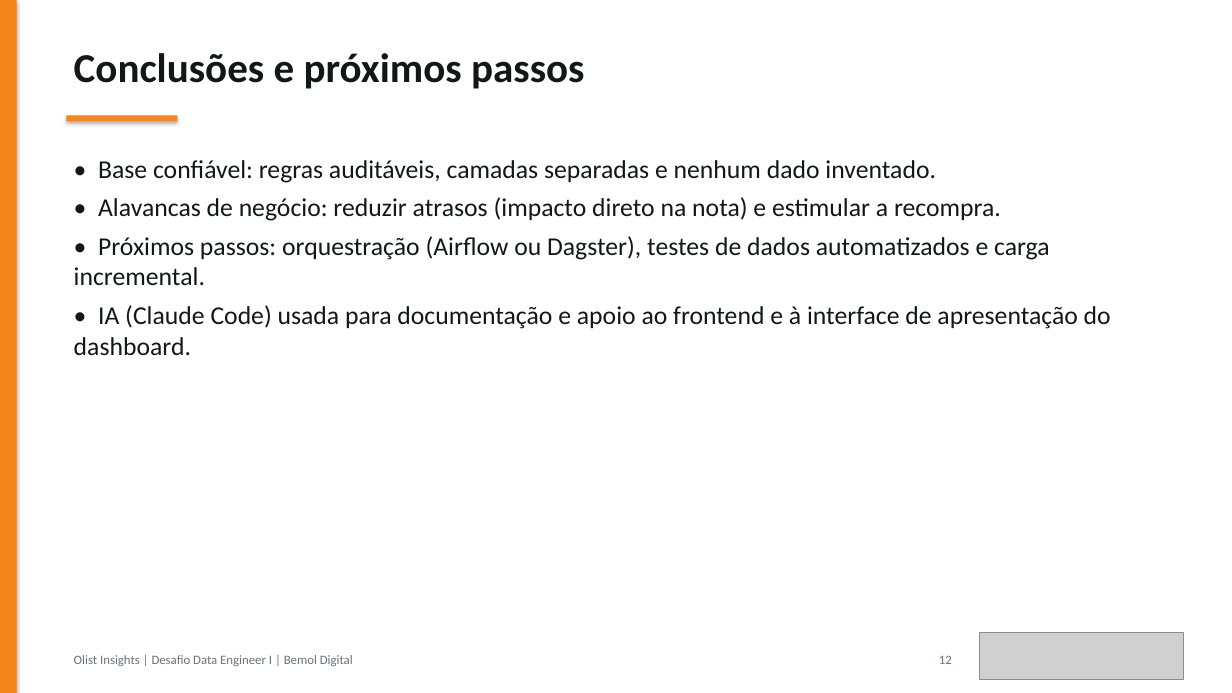
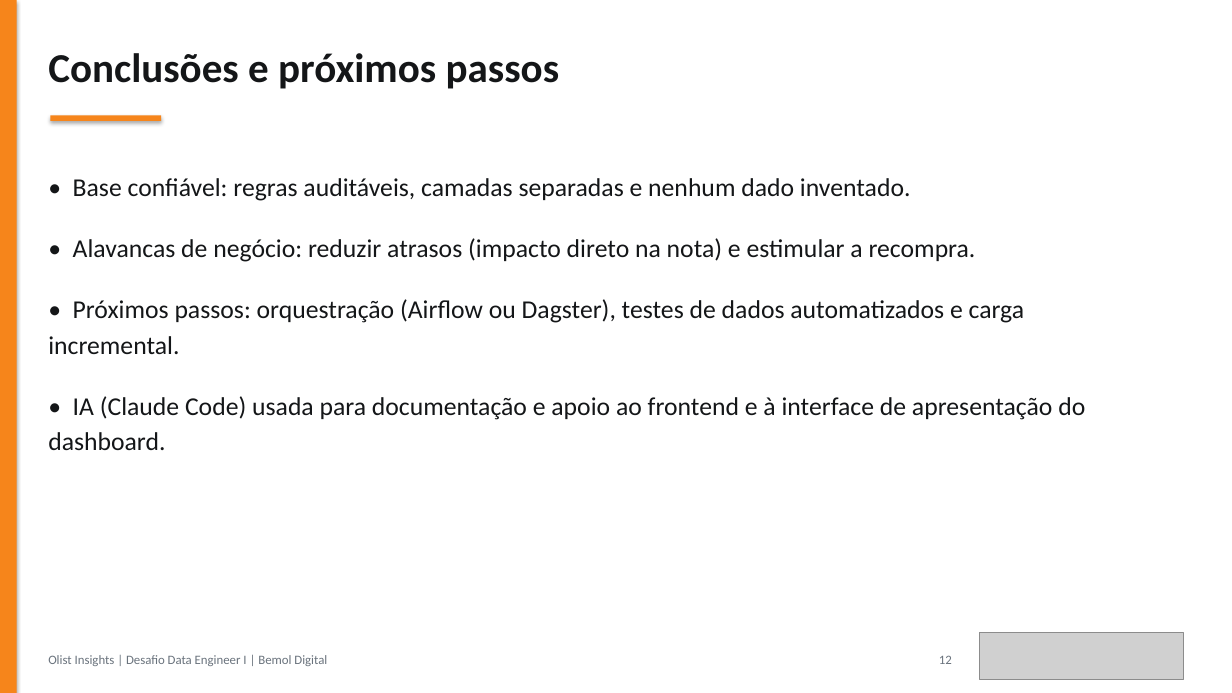
Before and after one commit to JulianaBallin/data-engineer-challenge, a slide deck: slide 12 of docs/apresentacao/apresentacao-olist.pptx. Drawn at 1232x693 pixels with LibreOffice and Linux fonts; fonts in the diff are those of the drawing; grey boxes stand for pictures. Boxes give left, top, right and bottom in pixels: in the first picture for what was removed or moved away, otherwise in the second. Text is boxed around its words. In the diff, an @@ line names an element or a change of style, - is before the commit and + after.

Commit message:
docs(slides): increase list spacing and reduce left margin by 0.7 cm

```diff
--- a/docs/apresentacao/apresentacao-olist.pptx
+++ b/docs/apresentacao/apresentacao-olist.pptx
@@ text "Conclusões e próximos passos": place and size @@
-text "Conclusões e próximos passos" at <box>74,53,584,89</box>
+text "Conclusões e próximos passos" at <box>48,53,559,89</box>
@@ rectangle: place and size @@
-rectangle at <box>67,116,177,121</box>
+rectangle at <box>50,116,161,121</box>
@@ text "• Base confiável: regras auditáveis, ...": place and size @@
-text "• Base confiável: regras auditáveis, ..." at <box>74,160,1111,355</box>
+text "• Base confiável: regras auditáveis, ..." at <box>48,178,1085,450</box>
@@ text "• Base confiável: regras auditáveis, ..." at <box>48,178,1085,450</box>: line spacing 1 to 1.15; more space between paragraphs @@
@@ text "Olist Insights | Desafio Data ...": place and size @@
-text "Olist Insights | Desafio Data ..." at <box>74,655,353,666</box>
+text "Olist Insights | Desafio Data ..." at <box>48,655,327,666</box>
```
Also in this commit, not shown: 10 other slides changed, 2 other files.
